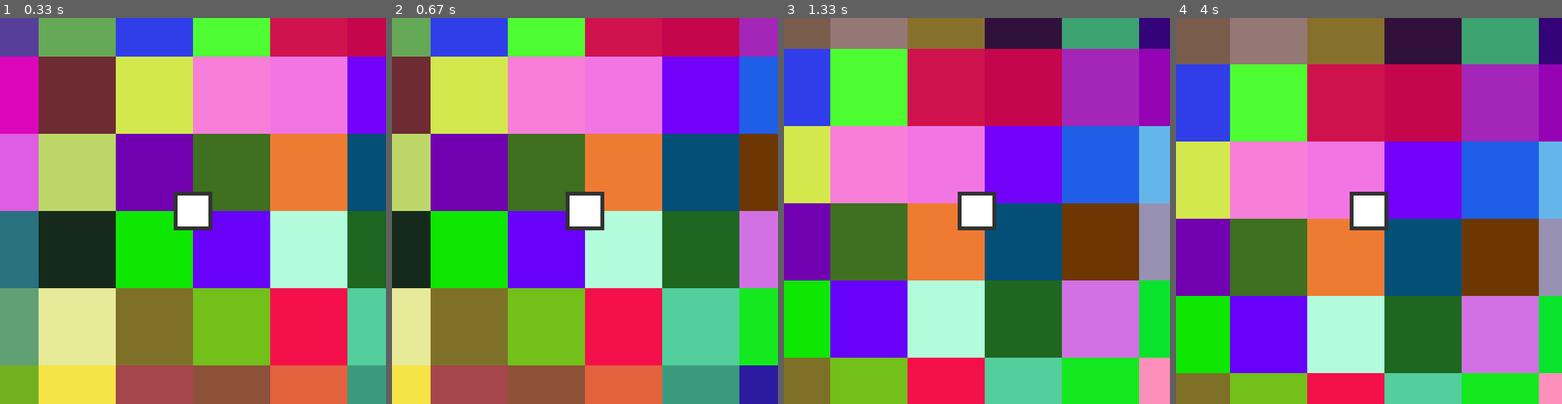
Above: before the commit, frames 1-4 (left to right).
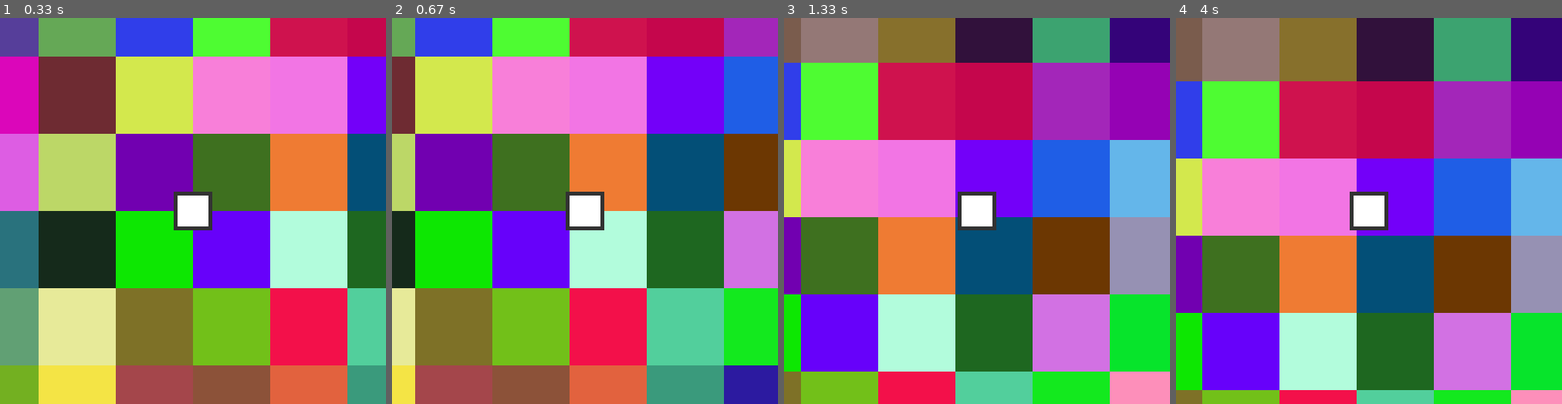
Above: after the commit, the same moments.

Repository: ZaChuChu/Pygame-Games
Game: pygame game, started from TileMap/main.py
The game is run twice, just before and just after one commit, with the same random seed, the same clock (stepped at 60 frames per second) and the same inputs.
Inputs:
- Up to frame 1 (0.33 s): no input
- Up to frame 2 (0.67 s): hold Right from 0.33 s (still down)
- Up to frame 3 (1.33 s): release Right at 0.8 s; hold Up 0.83-1.13 s; hold Right from 1.17 s (still down)
- Up to frame 4 (4 s): release Right at 1.63 s; hold Left 1.67-2.2 s; hold Down 2.23-2.53 s; hold Left 2.57-2.97 s; hold Up 3-3.37 s; hold Right from 3.4 s (still down)

Frame 1 is identical in both runs. In frame 2, 18% of the frame differs, in the area x 6-90%, y 0-100%; in frame 3, 46%; in frame 4, 47%, in the area x 0-100%, y 0-100%.

Commit message:
Cleaned up code

Diff:
--- a/TileMap/main.py
+++ b/TileMap/main.py
@@ -26,13 +26,11 @@
     playerHeight = 50
     playerWidth = playerHeight
     playerColor = "White"
-    playerSpeed = 5
+    playerSpeed = playerHeight // 8
     playerMaxX = cols * cellWidth
     playerMaxY = rows * cellHeight
     playerStartX = (playerMaxX - playerWidth) // 2
     playerStartY = (playerMaxY - playerHeight) // 2
-    # playerStartX = 0
-    # playerStartY = 0
 
     player = Player(playerStartX, playerStartY, playerWidth, playerHeight, screenWidth, xMargin, playerMaxX, screenHeight, yMargin, playerMaxY, playerColor)
 
--- a/TileMap/player.py
+++ b/TileMap/player.py
@@ -58,8 +58,6 @@
             self.screenLeft = self.relativeX - self.centerScreenX + self.xOffset
             self.screenRight = self.screenLeft + self.screenWidth
 
-
-
     def setRectYPos(self):
         if self.relativeY < self.lowerYBound:
             self.rect.y = self.relativeY + self.yOffset
--- a/TileMap/tiles.py
+++ b/TileMap/tiles.py
@@ -37,10 +37,6 @@
                 tileObj.color = self.tileColors[row][col]
                 tileObj.display = True
 
-        print(tilesRowStart, tilesRowEnd)
-        print(screenTop, screenBottom)
-        print(self.tiles[0][tilesColEnd - tilesColStart].color)
-
         for row in range(tilesRowEnd - tilesRowStart + 1, self.prevRowEnd + 1):
             for col in range(self.maxTileCols):
                 self.tiles[row][col].display = False
